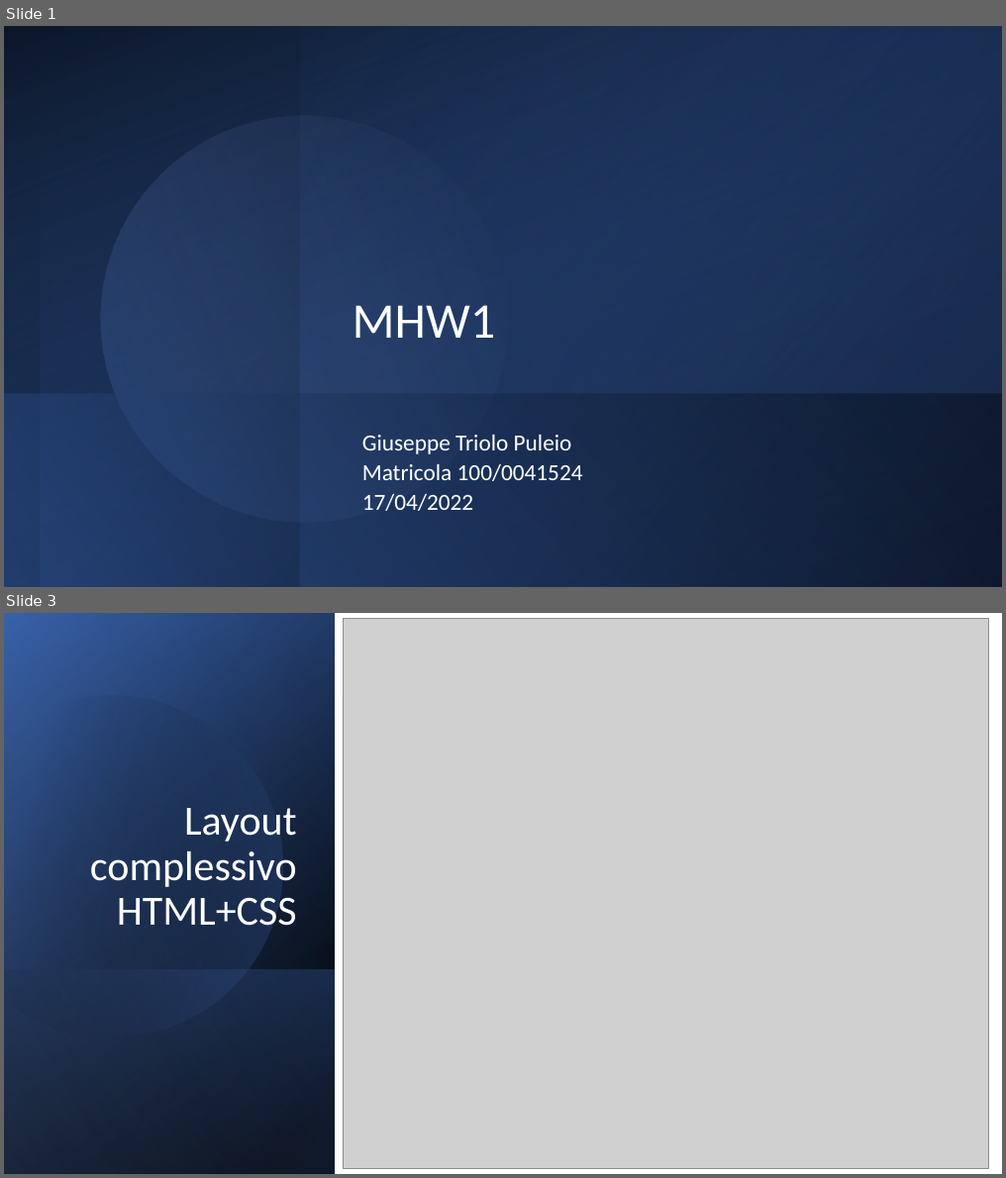
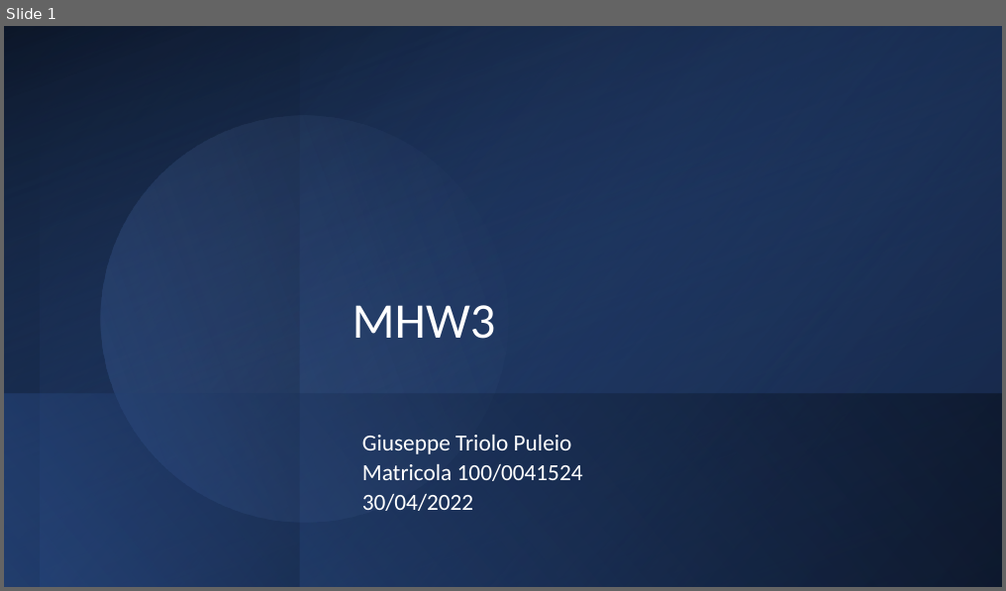
Before and after one commit to gtriolo87/mhw3, a slide deck: mhw3.pptx. Shown one above the other, each under a label of ours: slides 1 and 3 before the commit, slide 1 after it; the slides between them are not shown. The pictures are 1006x1178 and 1006x591 pixels, drawn with LibreOffice and Linux fonts; fonts in the diff are those of the drawing; grey boxes stand for pictures. Boxes give left, top, right and bottom in pixels: in the first picture for what was removed or moved away, otherwise in the second. Text is boxed around its words. In the diff, an @@ line names an element or a change of style, - is before the commit and + after.

```diff
--- a/mhw3.pptx
+++ b/mhw3.pptx
@@ slide 3 removed at <box>4,613,1002,1174</box>, background #FFFFFF @@
@@ rectangle removed at <box>4,613,1002,1174</box> @@
@@ rectangle removed at <box>4,613,335,1174</box> @@
@@ rectangle removed at <box>4,614,335,1174</box> @@
@@ rectangle removed at <box>4,613,335,1173</box> @@
@@ picture removed at <box>344,618,988,1168</box> @@
@@ freeform shape removed at <box>4,655,324,1072</box> @@
@@ title removed at <box>90,808,297,926</box> @@
-Layout complessivo HTML+CSS
@@ rectangle removed at <box>4,969,335,1174</box> @@
@@ slide 1 changed as well @@
@@ title at <box>352,305,496,339</box>: text changed @@
-MHW1
+MHW3
@@ subtitle at <box>362,494,473,511</box>: text changed @@
-17/04/2022
+30/04/2022
```
Also in this commit, not shown: 1 other slide changed, 5 slides added, 5 other slides removed.
